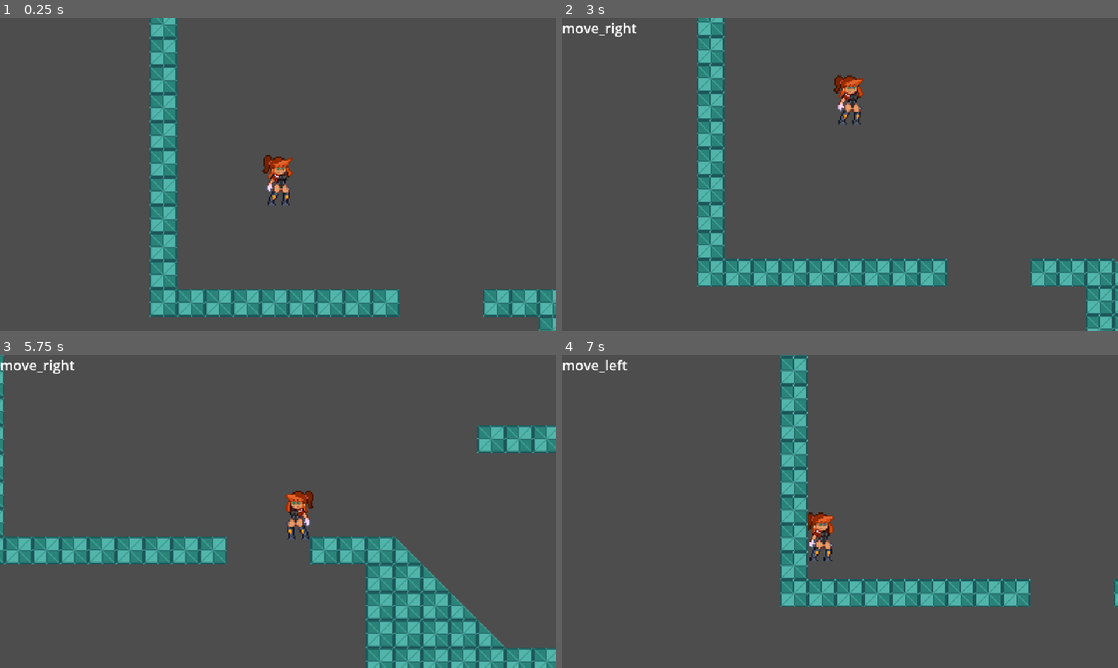
Above: before the commit, frames 1-4 (two rows, left to right).
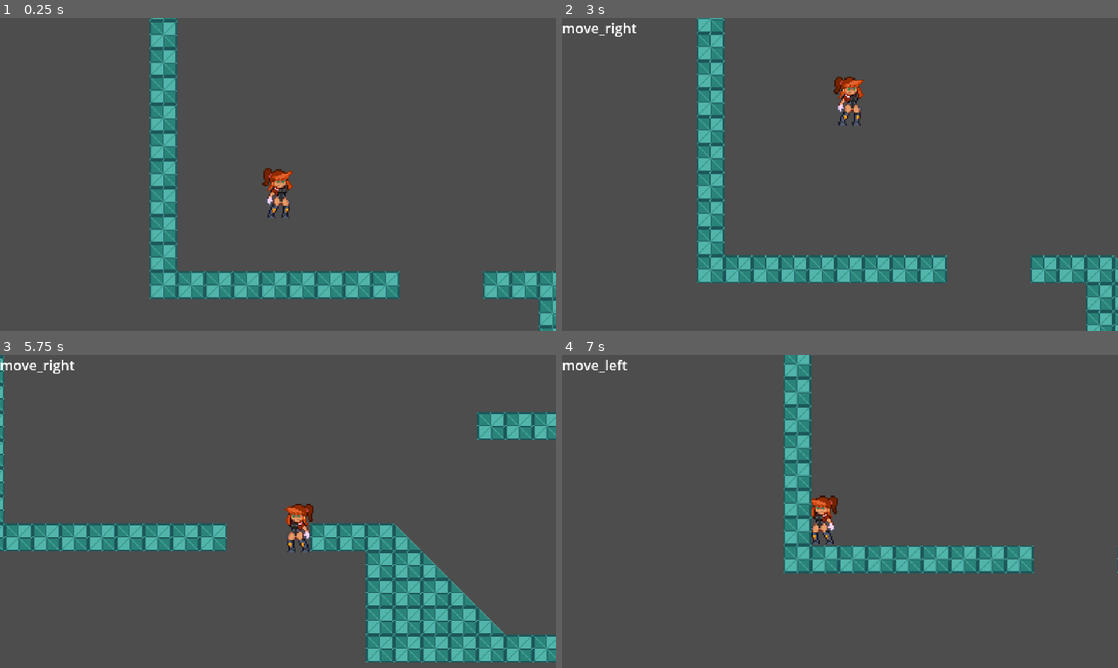
Above: after the commit, the same moments.

Repository: RetractableHorse/MapleJune
Game: Godot game, scene res://root.tscn
Same seed, same stepped clock (60 frames per second), same inputs: the game is played once before the commit and once after it.
Inputs:
- Up to frame 1 (0.25 s): no input
- Up to frame 2 (3 s): hold D (move_right) 0.53-2.03 s; tap Space (jump) at 0.6, 0.77, 1.07, 1.52, 1.55, 1.82, 2.3, 2.85 s; tap Shift (dash) at 1.35 s; hold Left (move_left) 2.03-2.78 s; tap I at 2.1 s; hold D (move_right) from 2.78 s (still down)
- Up to frame 3 (5.75 s): tap Space (jump) at 3.02, 3.32, 3.77, 3.8, 4.07, 4.52, 4.55, 4.82, 5.1 s; tap Shift (dash) at 3.6 s; release D (move_right) at 4.28 s; hold Left (move_left) 4.28-5.03 s; tap I at 4.35 s; hold D (move_right) from 5.03 s (still down)
- Up to frame 4 (7 s): release D (move_right) at 5.78 s; hold Left (move_left) from 5.78 s (still down); tap Shift (dash) at 5.85 s; tap Space (jump) at 6.02, 6.05, 6.32, 6.77, 6.8 s; tap I at 6.6 s

The runs differ from the first frame. In frame 1, 12% of the frame differs, in the area x 26-100%, y 0-100%; in frame 2, 5.1%; in frame 3, 16%, in the area x 0-100%, y 0-100%; in frame 4, 11%.

Commit message:
fix: remove coyote time floating
has weird side effects

Diff:
--- a/entities/player.gd
+++ b/entities/player.gd
@@ -185,13 +185,7 @@
 				remaining_trampoline_time = max_trampoline_time
 
 			if event is UpdateEvent:
-				# only apply gravity if we have no more coyote time
-				# this prevents a dumb quirk where the player dips for a bit after going off a ledge,
-				# and makes the coyote time jump look smoother
-				if remaining_coyote_time > 0:
-					velocity.y = 0
-				else:
-					_apply_gravity(event.delta)
+				_apply_gravity(event.delta)
 
 				if movement == 0:
 					_apply_air_friction(event.delta)
